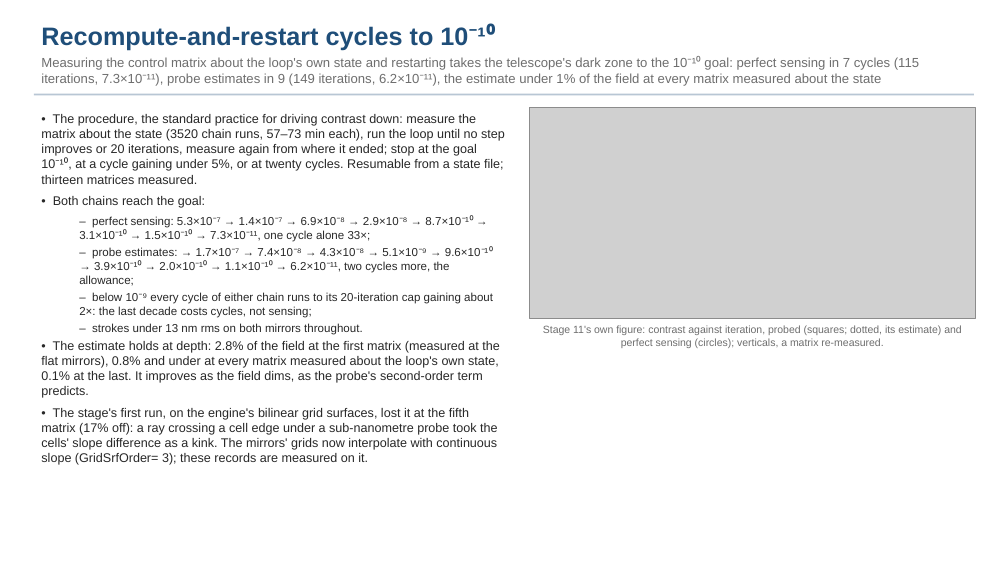
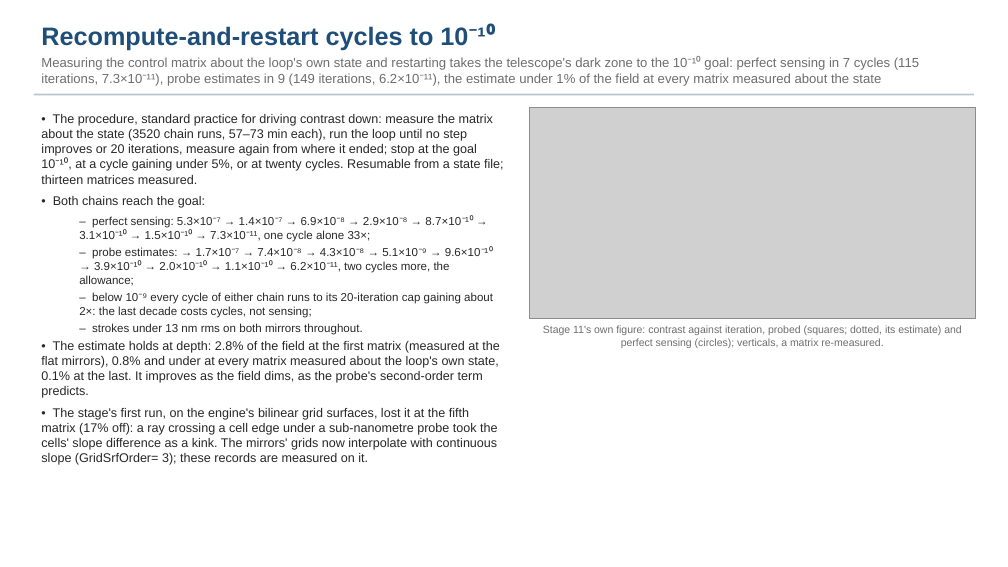
Before and after one commit to nasa-jpl/MACOS_resources, a slide deck: slide 21 of mmacos/templates/30_instruments/bench_ctb/deck_ctb.pptx. Drawn at 1008x567 pixels with LibreOffice and Linux fonts; fonts in the diff are those of the drawing; grey boxes stand for pictures. Boxes give left, top, right and bottom in pixels: in the first picture for what was removed or moved away, otherwise in the second. Text is boxed around its words. In the diff, an @@ line names an element or a change of style, - is before the commit and + after.

```diff
--- a/mmacos/templates/30_instruments/bench_ctb/deck_ctb.pptx
+++ b/mmacos/templates/30_instruments/bench_ctb/deck_ctb.pptx
@@ text at [41,114,504,184]: text changed @@
-• The procedure, the standard practice for driving contrast down: measure the matrix about the state (3520 chain runs, 57–73 min each), run the loop until no step improves or 20 iterations, measure again from where it ended; stop at the goal 10⁻¹⁰, at a cycle gaining under 5%, or at twenty cycles. Resumable from a state file; thirteen matrices measured.
+• The procedure, standard practice for driving contrast down: measure the matrix about the state (3520 chain runs, 57–73 min each), run the loop until no step improves or 20 iterations, measure again from where it ended; stop at the goal 10⁻¹⁰, at a cycle gaining under 5%, or at twenty cycles. Resumable from a state file; thirteen matrices measured.
```
Also in this commit, not shown: 4 other slides changed, 1 other file.
